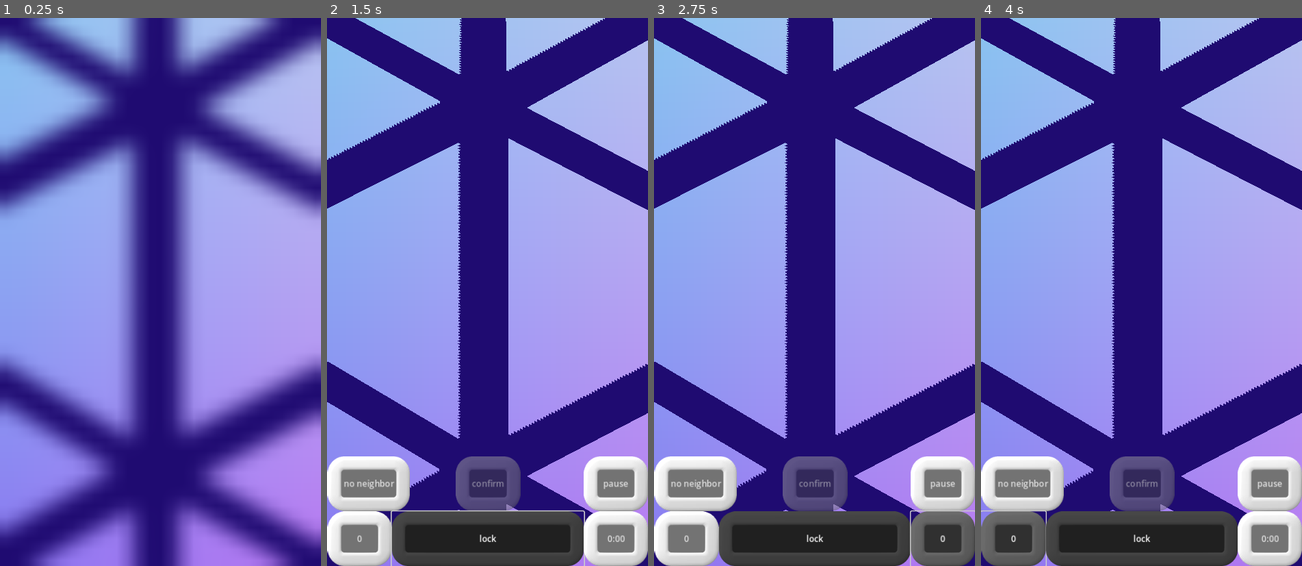
Above: before the commit, frames 1-4 (left to right).
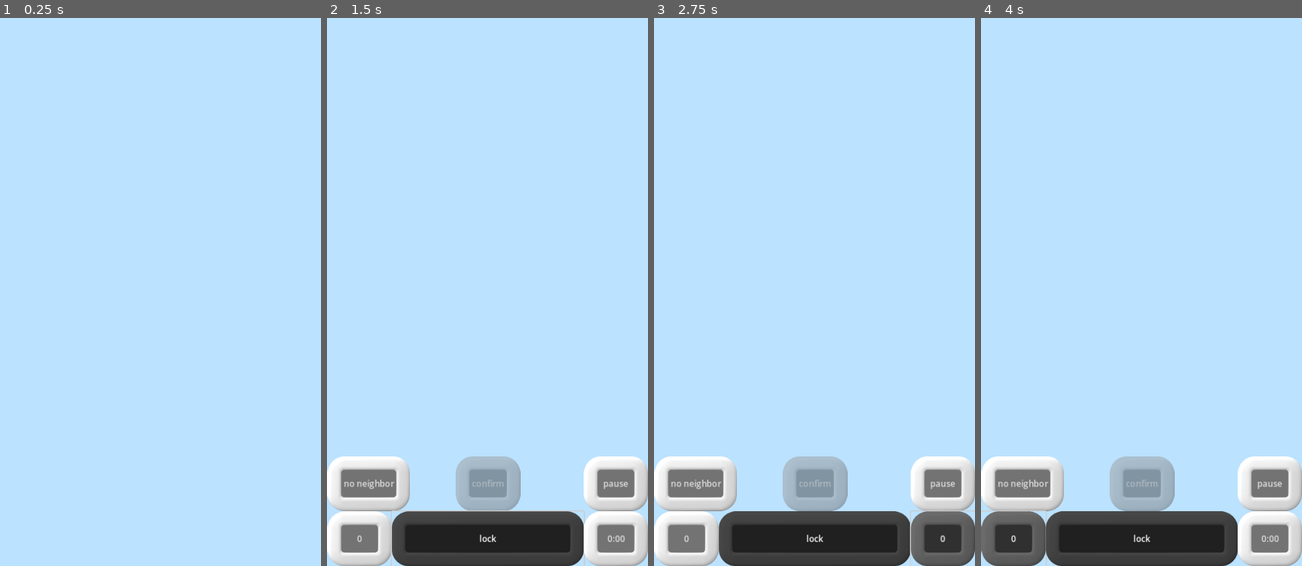
Above: after the commit, the same moments.

Repository: WalynC/sphereSweeperGodot
Game: Godot game, scene res://mainScenes/game.tscn
The game is run twice, just before and just after one commit, with the same random seed, the same clock (stepped at 60 frames per second) and the same inputs. Sound files missing from this copy of the repository are replaced by a short silence.
Inputs:
- Up to frame 1 (0.25 s): no input
- Up to frame 2 (1.5 s): click "0" at 0.5 s; click "lock" at 1.25 s
- Up to frame 3 (2.75 s): click "0:00" at 2 s
- Up to frame 4 (4 s): click "0" at 2.75 s; click "0" at 3.5 s

The runs differ from the first frame. In frame 1, 100% of the frame differs, in the area x 0-100%, y 0-100%; in frame 2, 86%; in frame 3, 86%; in frame 4, 86%.

Commit message:
Adds changing border color to theme functionality

Diff:
--- a/baseMat.tres
+++ /dev/null
@@ -1,15 +0,0 @@
-[gd_resource type="StandardMaterial3D" load_steps=2 format=3 uid="uid://d113q267j7oa0"]
-
-[ext_resource type="Texture2D" uid="uid://lxllurc0jbjm" path="res://texture.png" id="1_jslni"]
-
-[resource]
-diffuse_mode = 3
-specular_mode = 1
-disable_ambient_light = true
-vertex_color_use_as_albedo = true
-albedo_texture = ExtResource("1_jslni")
-refraction_scale = 1.0
-refraction_texture_channel = 1
-texture_filter = 0
-texture_repeat = false
-disable_receive_shadows = true
--- /dev/null
+++ b/boardMaterial.tres
@@ -0,0 +1,9 @@
+[gd_resource type="ShaderMaterial" load_steps=3 format=3 uid="uid://b33iutaojgfki"]
+
+[ext_resource type="Shader" uid="uid://caokd5lbnelk4" path="res://boardVShader.tres" id="1_032oy"]
+[ext_resource type="Texture2D" uid="uid://lxllurc0jbjm" path="res://texture.png" id="2_ft0ml"]
+
+[resource]
+render_priority = 0
+shader = ExtResource("1_032oy")
+shader_parameter/Texture2DParameter = ExtResource("2_ft0ml")
--- a/boardVShader.tres
+++ b/boardVShader.tres
@@ -40,7 +40,8 @@
 
 [sub_resource type="VisualShaderNodeColorParameter" id="VisualShaderNodeColorParameter_pddw3"]
 output_port_for_preview = 0
-parameter_name = "ColorParameter"
+parameter_name = "BorderColor"
+qualifier = 2
 default_value_enabled = true
 default_value = Color(0.113725, 1, 1, 1)
 
@@ -55,7 +56,7 @@
 render_mode blend_mix, depth_draw_opaque, cull_back, diffuse_toon, specular_toon, shadows_disabled, ambient_light_disabled;
 
 uniform sampler2D Texture2DParameter : filter_nearest;
-uniform vec4 ColorParameter : source_color = vec4(0.113725, 1.000000, 1.000000, 1.000000);
+instance uniform vec4 BorderColor : source_color = vec4(0.113725, 1.000000, 1.000000, 1.000000);
 
 
 
@@ -88,7 +89,7 @@
 
 
 // ColorParameter:8
-	vec4 n_out8p0 = ColorParameter;
+	vec4 n_out8p0 = BorderColor;
 
 
 // VectorOp:11
@@ -105,7 +106,7 @@
 
 }
 "
-graph_offset = Vector2(-674.553, 28.5033)
+graph_offset = Vector2(-650.843, 337.22)
 modes/diffuse = 3
 modes/specular = 1
 flags/shadows_disabled = true
--- a/mainScenes/game.tscn
+++ b/mainScenes/game.tscn
@@ -1,12 +1,11 @@
-[gd_scene load_steps=47 format=3 uid="uid://usiusro6nnqg"]
+[gd_scene load_steps=45 format=3 uid="uid://usiusro6nnqg"]
 
 [ext_resource type="Script" path="res://scripts/GameManager.gd" id="1_phl8j"]
 [ext_resource type="Environment" uid="uid://cjlyjiv35f4y3" path="res://environmentNormal.tres" id="2_87th6"]
 [ext_resource type="Material" uid="uid://dxfngky0b820a" path="res://iconMat.tres" id="3_3hapr"]
-[ext_resource type="Shader" uid="uid://caokd5lbnelk4" path="res://boardVShader.tres" id="4_6h865"]
+[ext_resource type="Material" uid="uid://b33iutaojgfki" path="res://boardMaterial.tres" id="4_5055k"]
 [ext_resource type="Material" uid="uid://bjf7ju8dgqwi1" path="res://glowShader.tres" id="4_w2e11"]
 [ext_resource type="Script" path="res://scripts/GlowSphere.gd" id="5_lsqos"]
-[ext_resource type="Texture2D" uid="uid://lxllurc0jbjm" path="res://texture.png" id="5_ww78h"]
 [ext_resource type="PackedScene" uid="uid://rwawmt27ljkw" path="res://uiScenes/lose_screen.tscn" id="5_ya7ol"]
 [ext_resource type="PackedScene" uid="uid://bwue6rvli2gbi" path="res://uiScenes/win_screen.tscn" id="6_h0wn7"]
 [ext_resource type="Script" path="res://scripts/Controls.gd" id="6_pd3oa"]
@@ -36,12 +35,6 @@
 [ext_resource type="AudioStream" uid="uid://c7552iopov3fc" path="res://Sounds/xylC2.wav" id="31_5mdfl"]
 [ext_resource type="AudioStream" uid="uid://blx7bqr1tl2xm" path="res://Sounds/wind woosh loop.ogg" id="33_yumah"]
 
-[sub_resource type="ShaderMaterial" id="ShaderMaterial_kgqlv"]
-render_priority = 0
-shader = ExtResource("4_6h865")
-shader_parameter/ColorParameter = Color(0.113725, 0.054902, 0.345098, 1)
-shader_parameter/Texture2DParameter = ExtResource("5_ww78h")
-
 [sub_resource type="ArrayMesh" id="ArrayMesh_jt1kb"]
 
 [sub_resource type="ConcavePolygonShape3D" id="ConcavePolygonShape3D_s1hfp"]
@@ -98,7 +91,7 @@
 [node name="WorldPivot" type="Node3D" parent="."]
 
 [node name="board" type="MeshInstance3D" parent="WorldPivot"]
-material_override = SubResource("ShaderMaterial_kgqlv")
+material_override = ExtResource("4_5055k")
 cast_shadow = 0
 mesh = SubResource("ArrayMesh_jt1kb")
 skeleton = NodePath("../..")
--- a/scripts/visual themes/DayVisualTheme.gd
+++ b/scripts/visual themes/DayVisualTheme.gd
@@ -5,6 +5,7 @@
 
 func LoadGameVisuals():
 	if (GameManager.instance.board.vertices.size() > 0): GameManager.instance.board.BuildBoardVisuals()
+	GameManager.instance.mainMesh.set_instance_shader_parameter("BorderColor", borderColor)
 	cloudInstance = clouds.instantiate()
 	add_child(cloudInstance)
 	cloudInstance.GenerateClouds()
--- a/scripts/visual themes/NightVisualTheme.gd
+++ b/scripts/visual themes/NightVisualTheme.gd
@@ -18,6 +18,7 @@
 
 func LoadGameVisuals():
 	if (GameManager.instance.board.vertices.size() > 0): GameManager.instance.board.BuildBoardVisuals()
+	GameManager.instance.mainMesh.set_instance_shader_parameter("BorderColor", borderColor)
 	starLoader.Generate()
 
 func UnloadGameVisuals():
--- a/scripts/visual themes/VisualTheme.gd
+++ b/scripts/visual themes/VisualTheme.gd
@@ -15,6 +15,7 @@
 @export var buttonPress : AudioStreamPlayer
 @export var failSelect : AudioStreamPlayer
 @export var select : AudioStreamPlayer
+@export var borderColor := Color.BLACK
 
 func LoadVisualTheme():
 	instance = self
--- a/visualThemes/nightVisualTheme/night_visual_theme.tscn
+++ b/visualThemes/nightVisualTheme/night_visual_theme.tscn
@@ -23,6 +23,7 @@
 buttonPress = NodePath("ButtonPress")
 failSelect = NodePath("FailClearAction")
 select = NodePath("ClearAction")
+borderColor = Color(0, 0.141176, 0.556863, 1)
 
 [node name="FireworksEffect" type="Node" parent="." node_paths=PackedStringArray("sound")]
 script = ExtResource("3_ldqnx")
